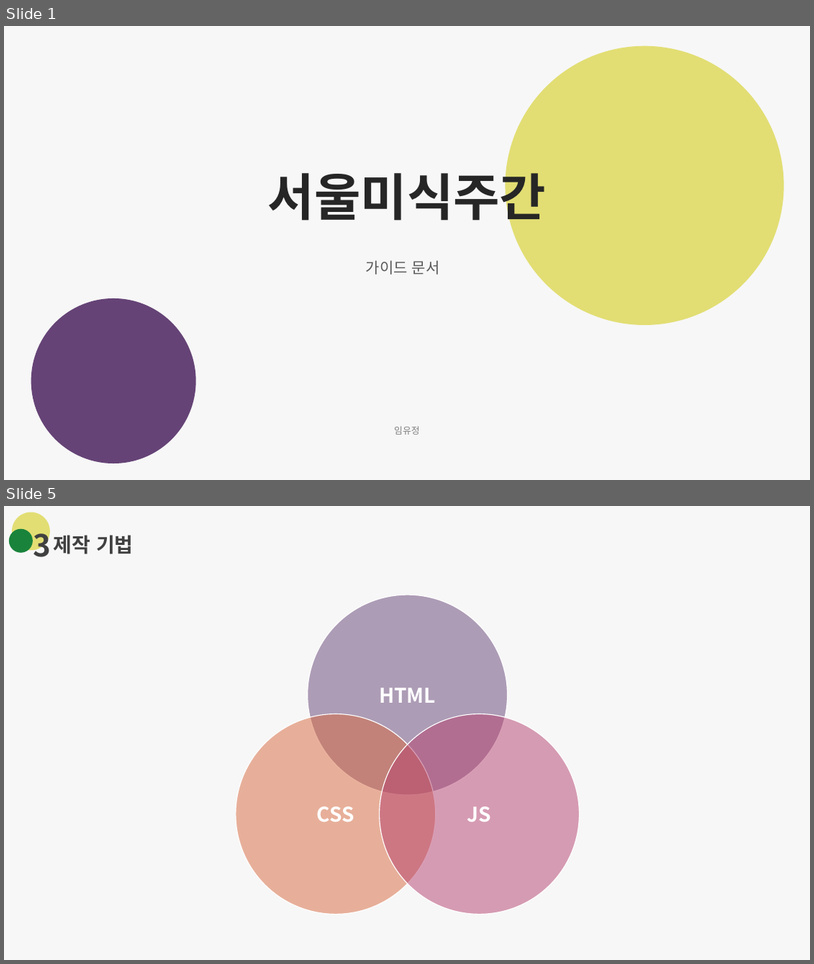
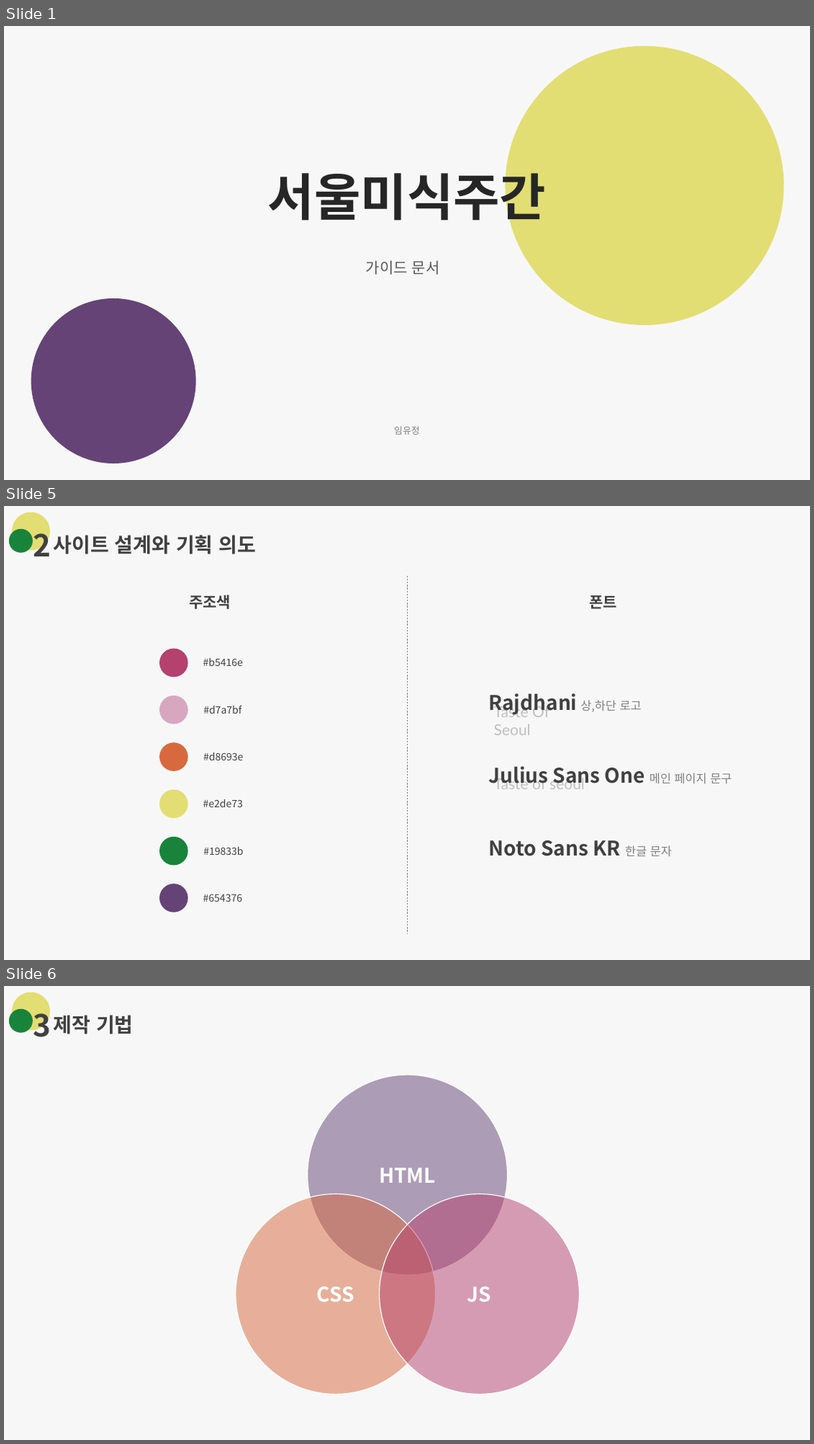
Before and after one commit to Ba-latte/FED-PJ-WBS-youj, a slide deck: 01.웹프로젝트/04.가이드문서/서울미식주간_가이드문서.pptx. Shown one above the other, each under a label of ours: slides 1 and 5 before the commit, slides 1, 5 and 6 after it; the slides between them are not shown. The pictures are 814x964 and 814x1444 pixels, drawn with LibreOffice and Linux fonts; fonts in the diff are those of the drawing. Boxes give left, top, right and bottom in pixels: in the first picture for what was removed or moved away, otherwise in the second. Text is boxed around its words. In the diff, an @@ line names an element or a change of style, - is before the commit and + after.

```diff
--- a/01.웹프로젝트/04.가이드문서/서울미식주간_가이드문서.pptx
+++ b/01.웹프로젝트/04.가이드문서/서울미식주간_가이드문서.pptx
@@ slide 5 added at <box>4,506,810,960</box>, background #F7F7F7 @@
@@ ellipse added at <box>12,512,50,550</box>, fill #E2DE73 @@
@@ text added at <box>33,526,51,564</box>, 36 pt, text #404040, bold @@
+2
@@ ellipse added at <box>9,529,32,553</box>, fill #19833B @@
@@ text added at <box>54,535,256,554</box>, 24 pt, text #404040, bold @@
+사이트 설계와 기획 의도
@@ line added from (407, 576) to (407, 933), #808080 0.5 pt dashed @@
@@ text added at <box>189,595,231,609</box>, 18 pt, text #404040, bold @@
+주조색
@@ text added at <box>589,595,617,609</box>, 18 pt, text #404040, bold @@
+폰트
@@ ellipse added at <box>160,648,188,677</box>, fill #B5416E @@
@@ text added at <box>203,658,243,666</box>, 12 pt, text #404040 @@
+#b5416e
@@ ellipse added at <box>160,695,188,723</box>, fill #D7A7BF @@
@@ text added at <box>489,693,732,856</box>, 24 pt, text #404040, bold @@
+Rajdhani 상,하단 로고
+Julius Sans One 메인 페이지 문구
+Noto Sans KR 한글 문자
@@ text added at <box>203,705,242,713</box>, 12 pt, text #404040 @@
+#d7a7bf
@@ text added at <box>494,704,550,735</box>, 18 pt, text #BFBFBF @@
+Taste Of Seoul
@@ ellipse added at <box>160,743,188,771</box>, fill #D8693E @@
@@ text added at <box>203,752,243,760</box>, 12 pt, text #404040 @@
+#d8693e
@@ text added at <box>494,776,585,789</box>, 18 pt, text #BFBFBF @@
+Taste of seoul
@@ ellipse added at <box>160,789,188,818</box>, fill #E2DE73 @@
@@ text added at <box>203,799,243,807</box>, 12 pt, text #404040 @@
+#e2de73
@@ ellipse added at <box>160,836,188,865</box>, fill #19833B @@
@@ text added at <box>203,847,243,854</box>, 12 pt, text #404040 @@
+#19833b
@@ ellipse added at <box>160,883,188,912</box>, fill #654376 @@
@@ text added at <box>203,893,242,901</box>, 12 pt, text #404040 @@
+#654376
@@ what was slide 5 is now slide 6 @@
```
Also in this commit, not shown: 5 slides changed, 7 other slides added, 12 other files.
